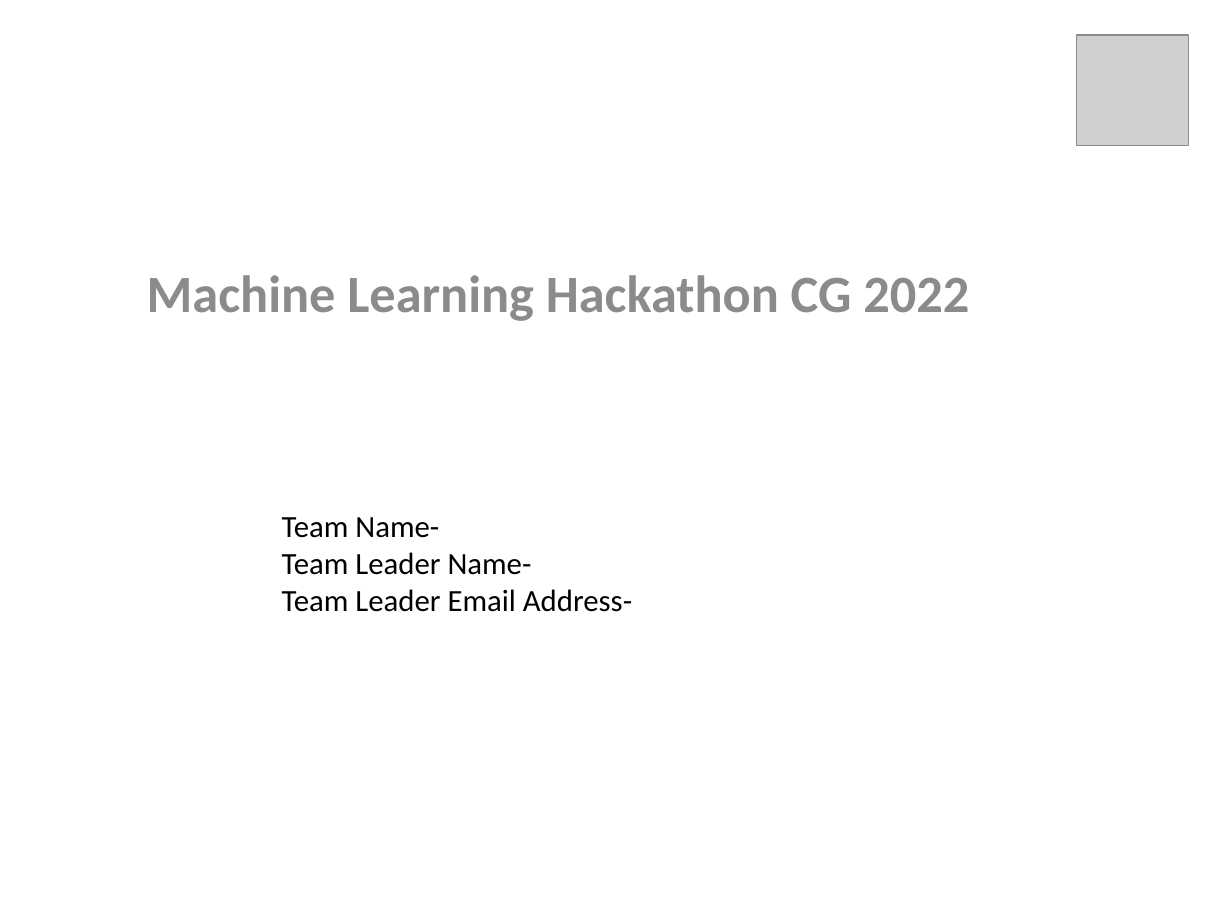
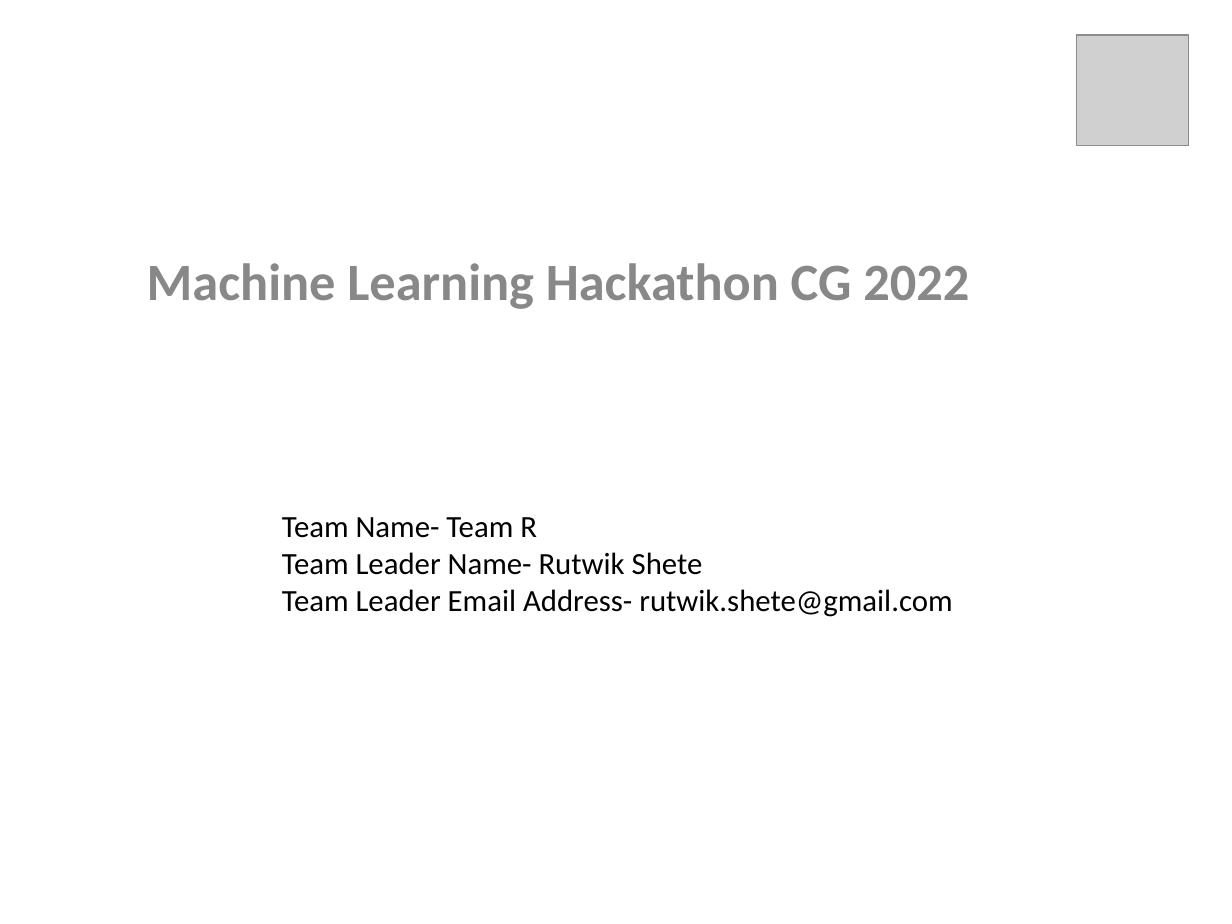
Before and after one commit to rutwik-shete/PhishingDetectionMachineLearning, a slide deck: slide 1 of HPE_Machine_Learning_Hackathon_CG_2022.pptx. Drawn at 1232x924 pixels with LibreOffice and Linux fonts; fonts in the diff are those of the drawing; grey boxes stand for pictures. Boxes give left, top, right and bottom in pixels: in the first picture for what was removed or moved away, otherwise in the second. Text is boxed around its words. In the diff, an @@ line names an element or a change of style, - is before the commit and + after.

```diff
--- a/HPE_Machine_Learning_Hackathon_CG_2022.pptx
+++ b/HPE_Machine_Learning_Hackathon_CG_2022.pptx
@@ subtitle "Machine Learning Hackathon CG 2022" at (147, 263, 969, 309): text colour #8C8C8C to #888888; line spacing 1 to 0.8 @@
@@ text at (282, 517, 952, 617): text changed @@
-Team Name-
-Team Leader Name-
-Team Leader Email Address-
+Team Name- Team R
+Team Leader Name- Rutwik Shete
+Team Leader Email Address- rutwik.shete@gmail.com
```
Also in this commit, not shown: 5 other slides changed, 1 slide added, 4 slides removed, 3 other files.
